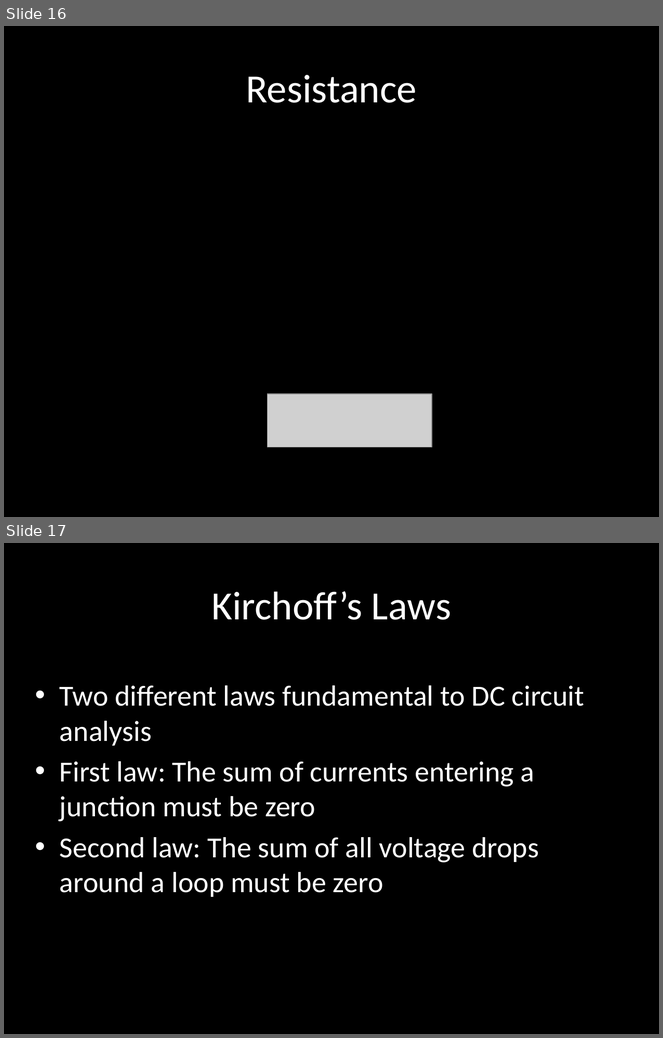
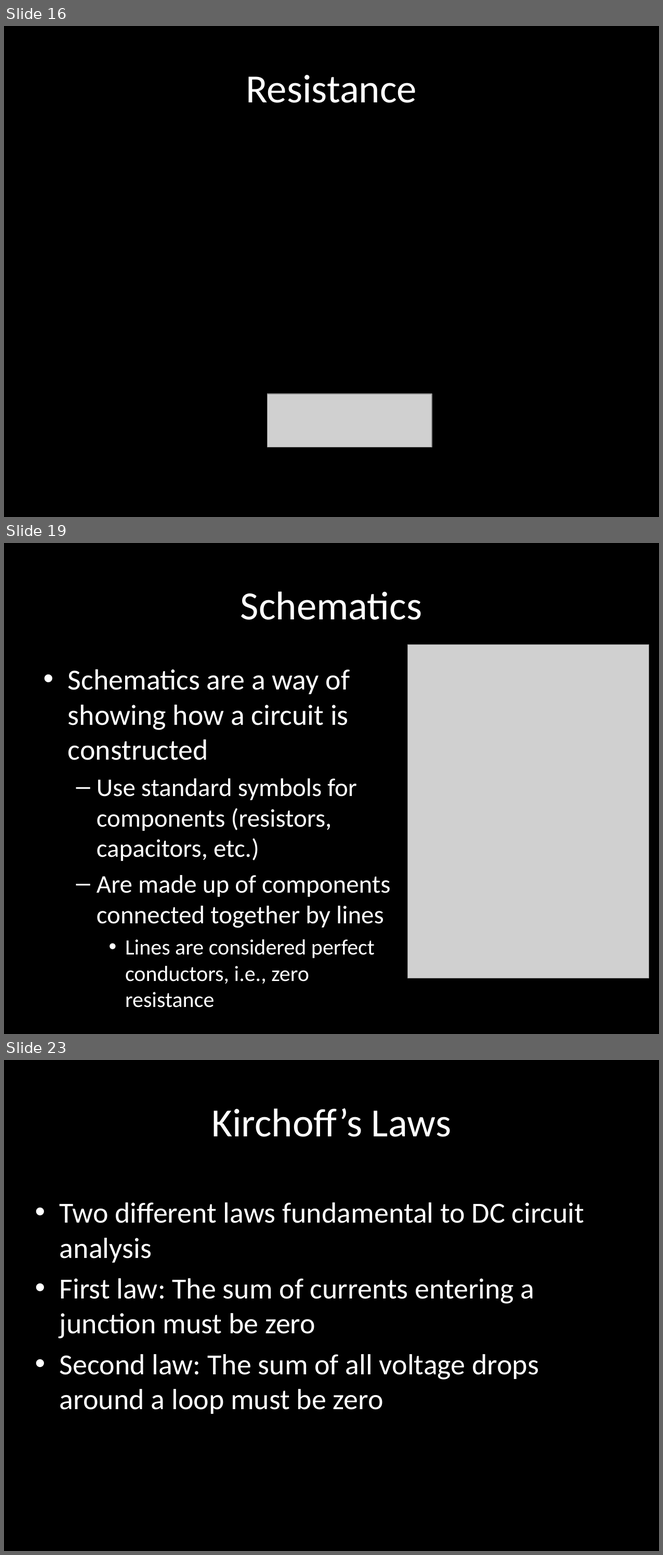
Before and after one commit to carlosgj/FRC-Training, a slide deck: Electronics 101.pptx. Shown one above the other, each under a label of ours: slides 16 and 17 before the commit, slides 16, 19 and 23 after it; the slides between them are not shown. The pictures are 663x1038 and 663x1555 pixels, drawn with LibreOffice and Linux fonts; fonts in the diff are those of the drawing; grey boxes stand for pictures; background and template pictures are left out. Boxes give left, top, right and bottom in pixels: in the first picture for what was removed or moved away, otherwise in the second. Text is boxed around its words. In the diff, an @@ line names an element or a change of style, - is before the commit and + after.

Commit message:
Added conductor & schematic sections

```diff
--- a/Electronics 101.pptx
+++ b/Electronics 101.pptx
@@ slide 19 added at box(4, 543, 659, 1034), background #000000 @@
@@ title added at box(241, 591, 423, 620), 44 pt, text #FFFFFF @@
+Schematics
@@ picture added at box(408, 644, 649, 978) @@
@@ text added at box(68, 669, 390, 1008), 28 pt, text #FFFFFF @@
+• Schematics are a way of showing how a circuit is constructed
+  – Use standard symbols for components (resistors, capacitors, etc.)
+  – Are made up of components connected together by lines
+    • Lines are considered perfect conductors, i.e., zero resistance
@@ what was slide 17 is now slide 23 @@
```
Also in this commit, not shown: 7 slides changed, 7 other slides added.
